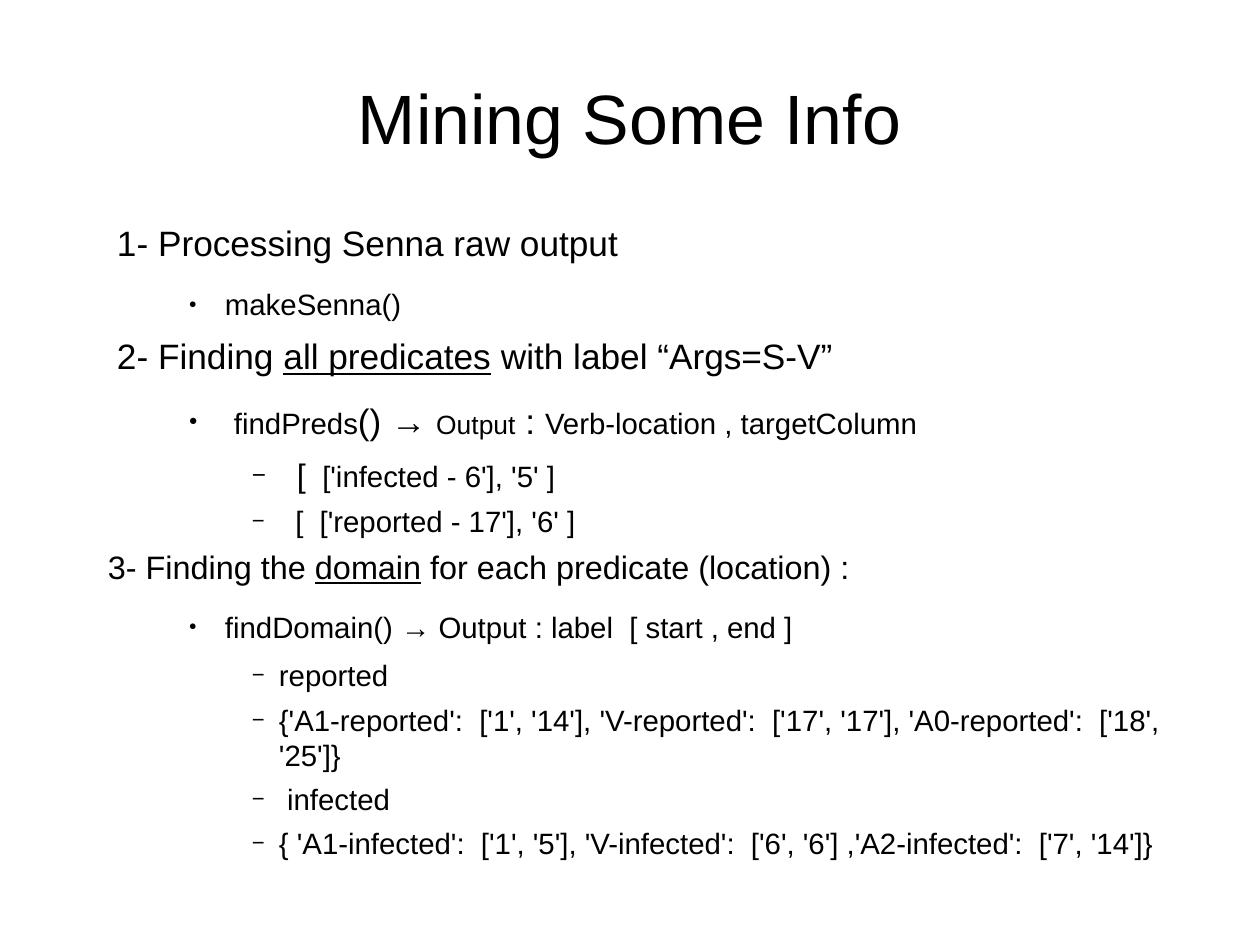
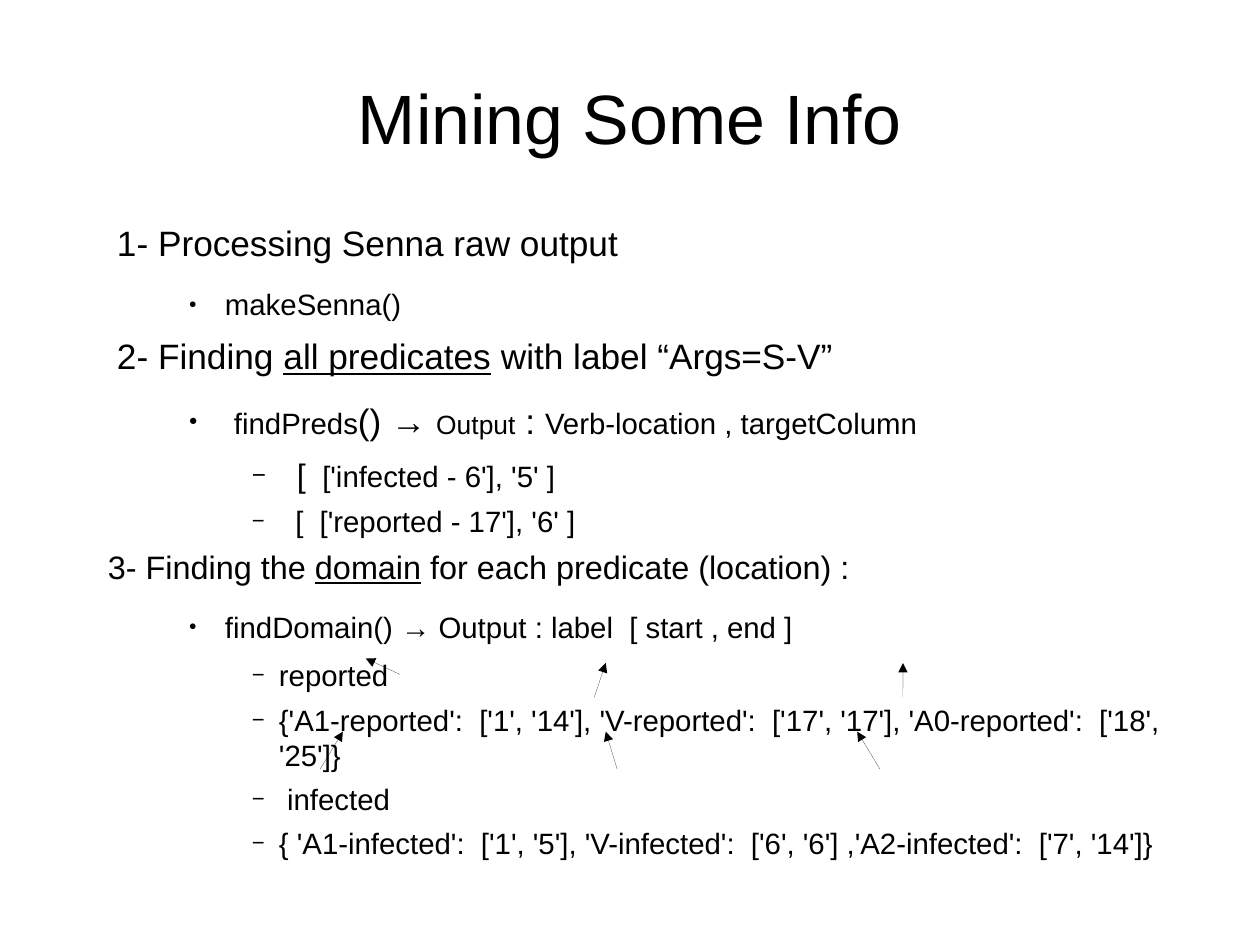
Before and after one commit to adreena/SemanticRoleMiner, a slide deck: slide 5 of testCases/TestCases.odp. Drawn at 1260x945 pixels with LibreOffice and Linux fonts; fonts in the diff are those of the drawing. Boxes give left, top, right and bottom in pixels: in the first picture for what was removed or moved away, otherwise in the second. Text is boxed around its words. In the diff, an @@ line names an element or a change of style, - is before the commit and + after.

```diff
--- a/testCases/TestCases.odp
+++ b/testCases/TestCases.odp
@@ arrow added from (400, 675) to (366, 659), #000000 0 pt @@
@@ arrow added from (595, 697) to (606, 663), #000000 0 pt @@
@@ arrow added from (903, 697) to (903, 663), #000000 0 pt @@
@@ arrow added from (320, 769) to (343, 732), #000000 0 pt @@
@@ arrow added from (617, 769) to (606, 732), #000000 0 pt @@
@@ arrow added from (880, 769) to (858, 732), #000000 0 pt @@
```
Also in this commit, not shown: 7 other slides changed, 3 slides added, 12 other files.
